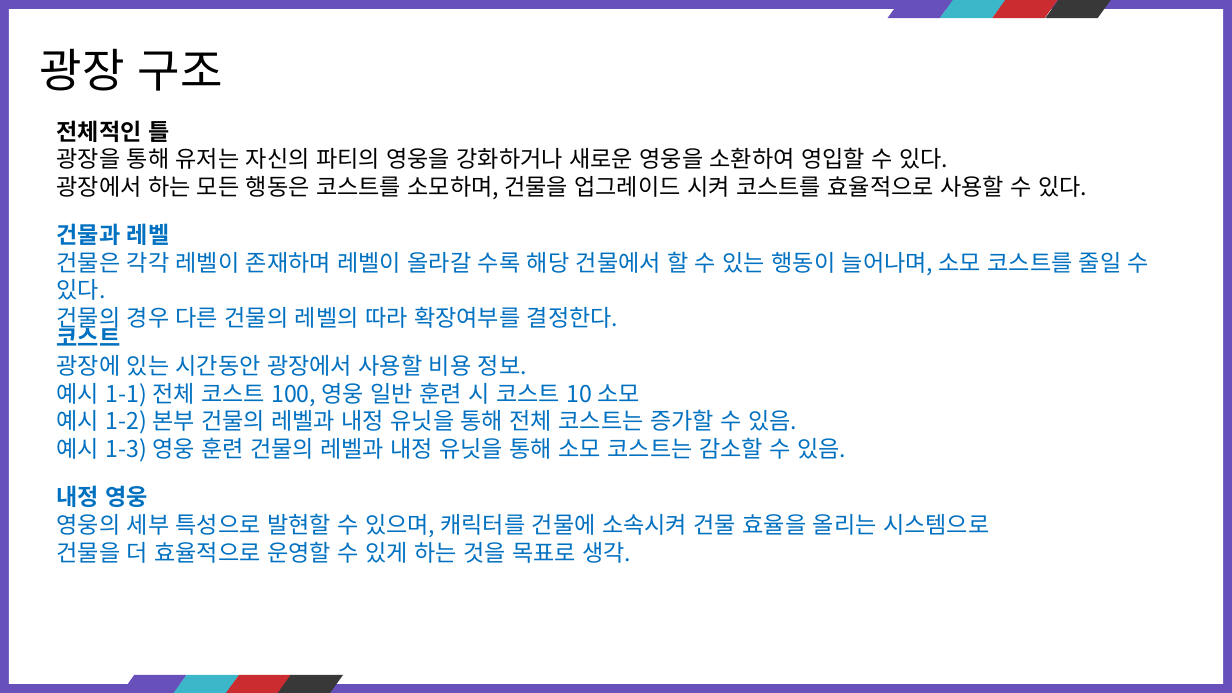
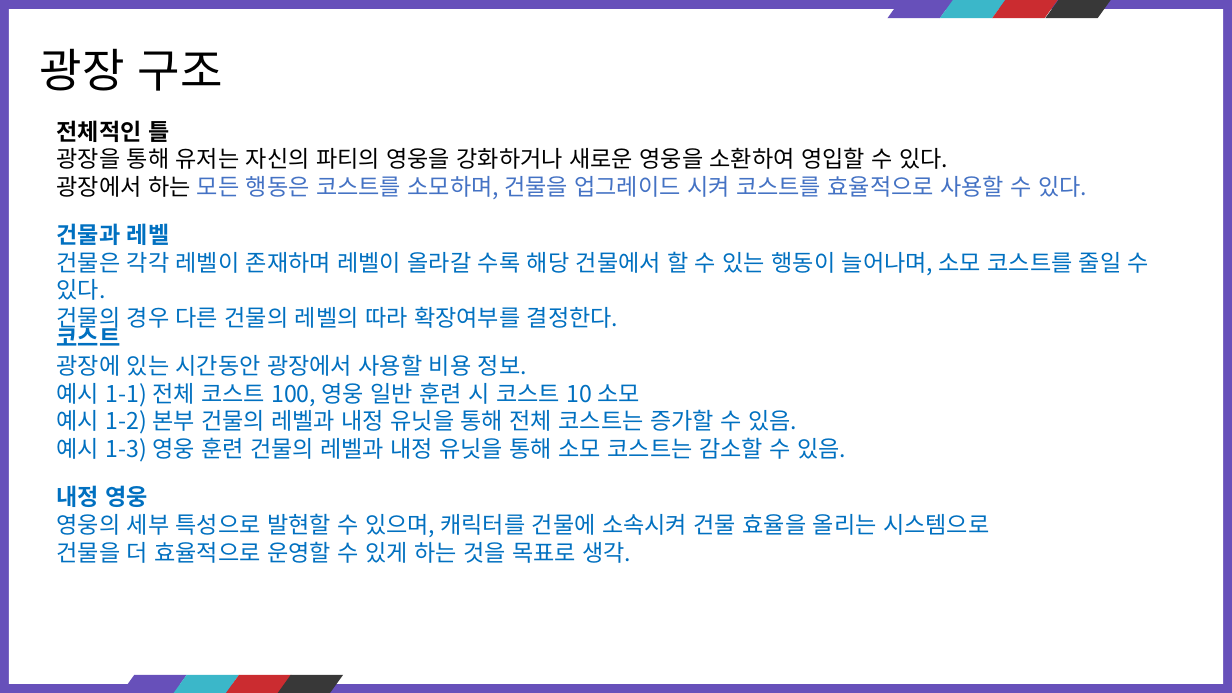
Before and after one commit to kauthor/FluffyDiscatDevelop, a slide deck: slide 3 of Plan/기타문서/기획서/광장 기초 시스템 정리.pptx. Drawn at 1232x693 pixels with LibreOffice and Linux fonts; fonts in the diff are those of the drawing. Boxes give left, top, right and bottom in pixels: in the first picture for what was removed or moved away, otherwise in the second. Text is boxed around its words. In the diff, an @@ line names an element or a change of style, - is before the commit and + after.

```diff
--- a/Plan/기타문서/기획서/광장 기초 시스템 정리.pptx
+++ b/Plan/기타문서/기획서/광장 기초 시스템 정리.pptx
@@ text at (57, 175, 1087, 199): text colour #000000 to #4472C4 in "모든 행동은 코스트를 소모하며, 건물을 업그레이드 시켜 ..." @@
```
Also in this commit, not shown: 1 other slide changed.
